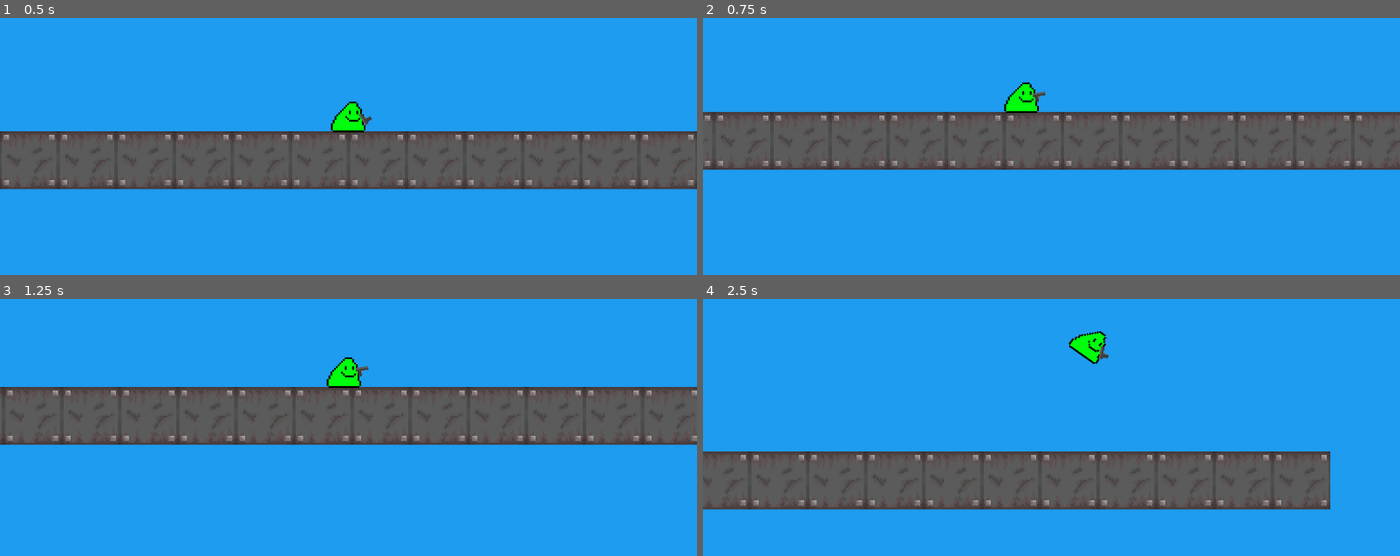
Above: before the commit, frames 1-4 (two rows, left to right).
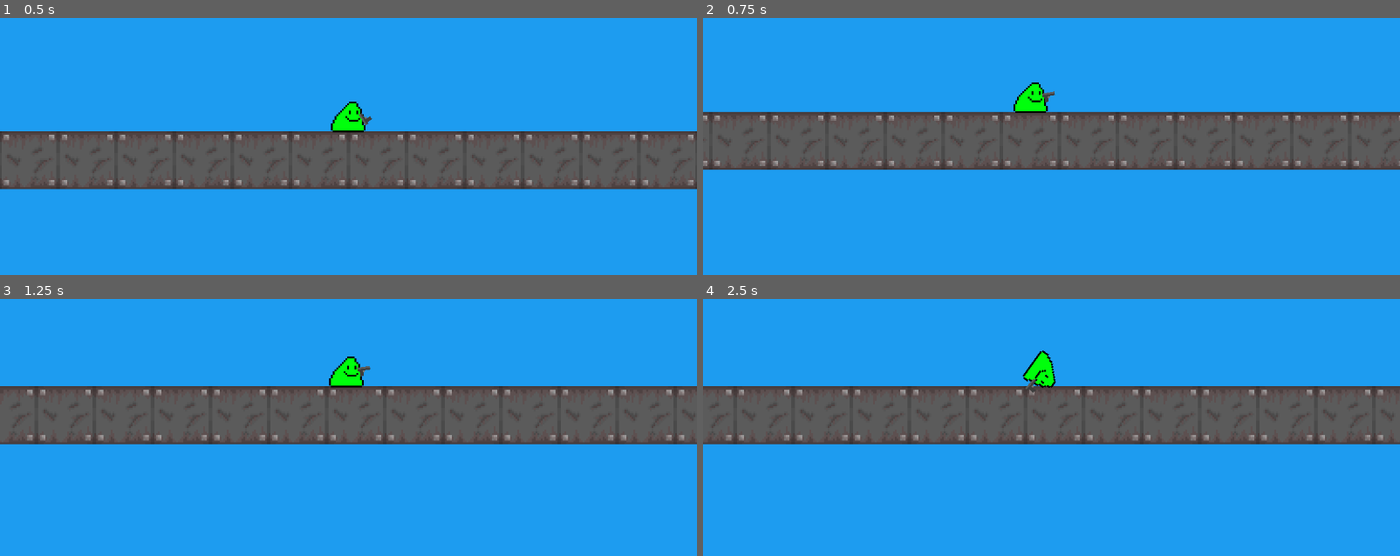
Above: after the commit, the same moments.

Repository: a0fefd/blobs-with-guns-remastered
Game: Godot game, scene res://scenes/levels/world.tscn
Same seed, same stepped clock (60 frames per second), same inputs: the game is played once before the commit and once after it.
Inputs (mouse positions are in pixels of both pictures, inside the frame that each line leads up to):
- Up to frame 1 (0.5 s): no input
- Up to frame 2 (0.75 s): move the mouse to (1204, 71) at 0.52 s; click (1204, 71) at 0.6 s
- Up to frame 3 (1.25 s): no input
- Up to frame 4 (2.5 s): move the mouse to (912, 391) at 1.27 s; click (912, 391) at 1.35 s; move the mouse to (outside the picture) at 2.02 s; click (outside the picture) at 2.1 s

Frame 1 is identical in both runs. In frame 2, 1.5% of the frame differs, in the area x 0-100%, y 25-58%; in frame 3, 3.3%; in frame 4, 44%, in the area x 0-100%, y 12-83%.

Commit message:
Add animation, improve sound, fix recoil

Diff:
--- a/scenes/guns/gun.tscn
+++ b/scenes/guns/gun.tscn
@@ -1,8 +1,84 @@
-[gd_scene load_steps=4 format=3 uid="uid://n1eghj4te88a"]
+[gd_scene load_steps=7 format=3 uid="uid://n1eghj4te88a"]
 
 [ext_resource type="Script" path="res://scripts/gun.gd" id="1_8yt1r"]
 [ext_resource type="Texture2D" uid="uid://galc2r4gpkdi" path="res://sprites/guns/guns.png" id="1_b0041"]
 [ext_resource type="AudioStream" uid="uid://eywgm3nylp6r" path="res://sounds/shoot_sound.wav" id="3_ilwih"]
+
+[sub_resource type="Animation" id="Animation_3qays"]
+resource_name = "shoot"
+length = 0.1
+step = 0.01
+tracks/0/type = "value"
+tracks/0/imported = false
+tracks/0/enabled = true
+tracks/0/path = NodePath(".:position")
+tracks/0/interp = 1
+tracks/0/loop_wrap = true
+tracks/0/keys = {
+"times": PackedFloat32Array(0, 0.04, 0.1),
+"transitions": PackedFloat32Array(1, 1, 1),
+"update": 0,
+"values": [Vector2(0, 0), Vector2(-3, -1), Vector2(0, 0)]
+}
+tracks/1/type = "value"
+tracks/1/imported = false
+tracks/1/enabled = true
+tracks/1/path = NodePath(".:rotation")
+tracks/1/interp = 1
+tracks/1/loop_wrap = true
+tracks/1/keys = {
+"times": PackedFloat32Array(0, 0.04, 0.1),
+"transitions": PackedFloat32Array(1, 1, 1),
+"update": 0,
+"values": [0.0, -0.207107, 0.0]
+}
+tracks/2/type = "method"
+tracks/2/imported = false
+tracks/2/enabled = true
+tracks/2/path = NodePath("../ShootSound")
+tracks/2/interp = 1
+tracks/2/loop_wrap = true
+tracks/2/keys = {
+"times": PackedFloat32Array(0),
+"transitions": PackedFloat32Array(1),
+"values": [{
+"args": [0.0],
+"method": &"play"
+}]
+}
+
+[sub_resource type="Animation" id="Animation_3mqgm"]
+length = 0.001
+tracks/0/type = "value"
+tracks/0/imported = false
+tracks/0/enabled = true
+tracks/0/path = NodePath(".:position")
+tracks/0/interp = 1
+tracks/0/loop_wrap = true
+tracks/0/keys = {
+"times": PackedFloat32Array(0),
+"transitions": PackedFloat32Array(1),
+"update": 0,
+"values": [Vector2(0, 0)]
+}
+tracks/1/type = "value"
+tracks/1/imported = false
+tracks/1/enabled = true
+tracks/1/path = NodePath(".:rotation")
+tracks/1/interp = 1
+tracks/1/loop_wrap = true
+tracks/1/keys = {
+"times": PackedFloat32Array(0),
+"transitions": PackedFloat32Array(1),
+"update": 0,
+"values": [0.0]
+}
+
+[sub_resource type="AnimationLibrary" id="AnimationLibrary_xhcu1"]
+_data = {
+"RESET": SubResource("Animation_3mqgm"),
+"shoot": SubResource("Animation_3qays")
+}
 
 [node name="Gun" type="Node2D"]
 script = ExtResource("1_8yt1r")
@@ -20,3 +96,9 @@
 
 [node name="ShootSound" type="AudioStreamPlayer2D" parent="."]
 stream = ExtResource("3_ilwih")
+
+[node name="AnimationPlayer" type="AnimationPlayer" parent="."]
+root_node = NodePath("../Sprite2D")
+libraries = {
+"": SubResource("AnimationLibrary_xhcu1")
+}
--- a/scripts/bob.gd
+++ b/scripts/bob.gd
@@ -16,7 +16,7 @@
 
 func get_recoiled(recoil_vector):
 	#apply_impulse(recoil_vector, $GunPos.position)
-	apply_central_impulse(recoil_vector)
+	apply_central_impulse(recoil_vector.rotated(rotation))
 
 
 func _ready():
--- a/scripts/gun.gd
+++ b/scripts/gun.gd
@@ -1,7 +1,7 @@
 extends Node2D
 
 
-@export var recoil = 400
+@export var recoil = 300
 
 signal fired(recoil_vector)
 
@@ -9,6 +9,6 @@
 func _process(delta):
 	if Input.is_action_just_pressed("fire"):
 		fired.emit(-Vector2(recoil, 0).rotated(rotation))
-		$ShootSound.play()
+		$AnimationPlayer.play("shoot")
 
 	look_at(get_global_mouse_position())
